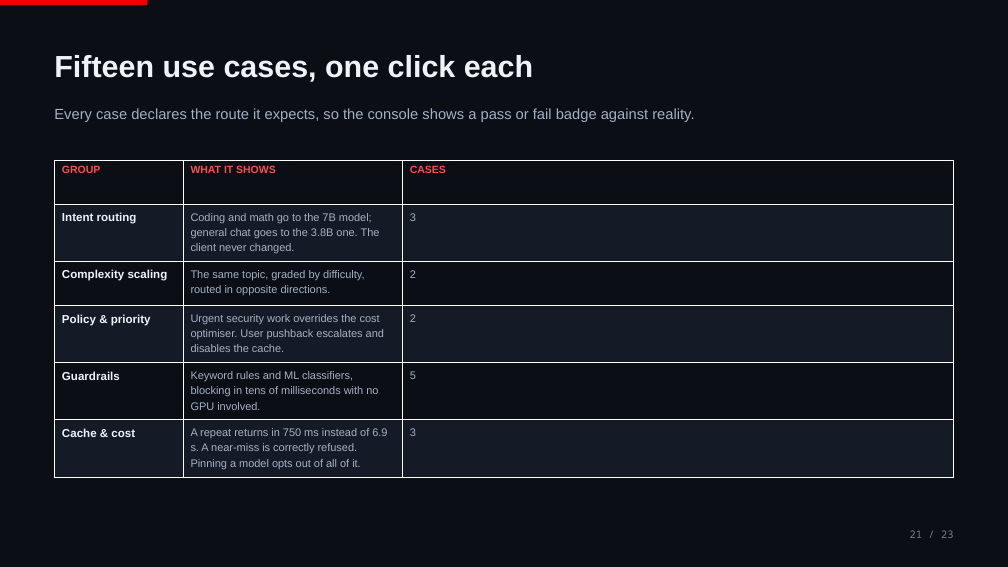
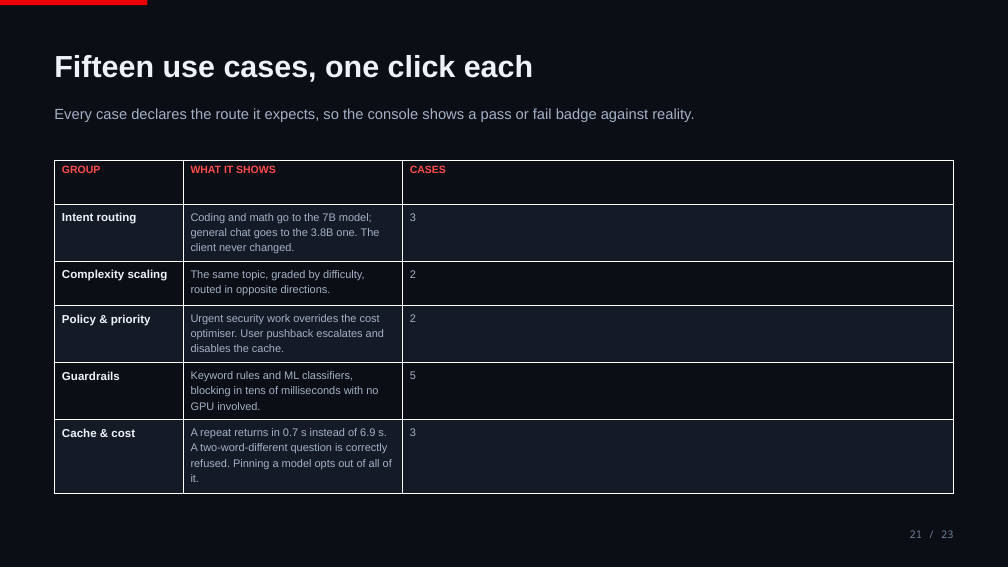
Before and after one commit to ritzshah/vllm-semantic-router-demo, a slide deck: slide 21 of docs/presentation/vLLM-Semantic-Router.pptx. Drawn at 1008x567 pixels with LibreOffice and Linux fonts; fonts in the diff are those of the drawing. Boxes give left, top, right and bottom in pixels: in the first picture for what was removed or moved away, otherwise in the second. Text is boxed around its words. In the diff, an @@ line names an element or a change of style, - is before the commit and + after.

```diff
--- a/docs/presentation/vLLM-Semantic-Router.pptx
+++ b/docs/presentation/vLLM-Semantic-Router.pptx
@@ table at [54, 160, 954, 486] @@
-row 6, column 2: A repeat returns in 750 ms instead of 6.9 s. A near-miss is correctly refused. Pinning a model opts out of all of it.
+row 6, column 2: A repeat returns in 0.7 s instead of 6.9 s. A two-word-different question is correctly refused. Pinning a model opts out of all of it.
```
Also in this commit, not shown: 1 other slide changed, 7 other files.
